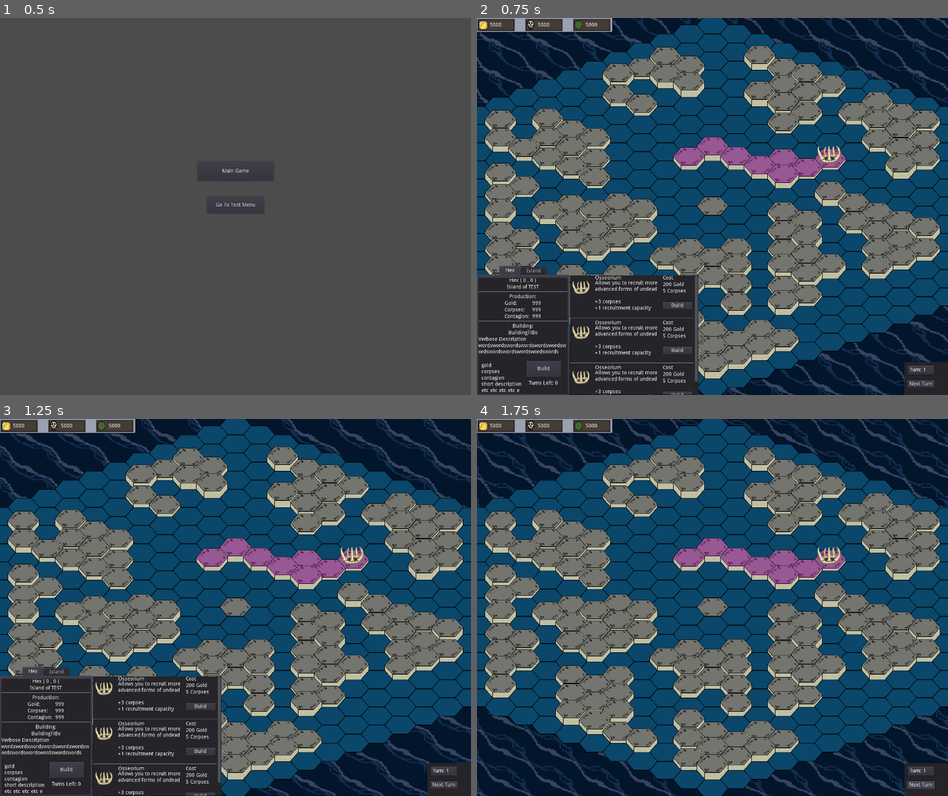
Above: before the commit, frames 1-4 (two rows, left to right).
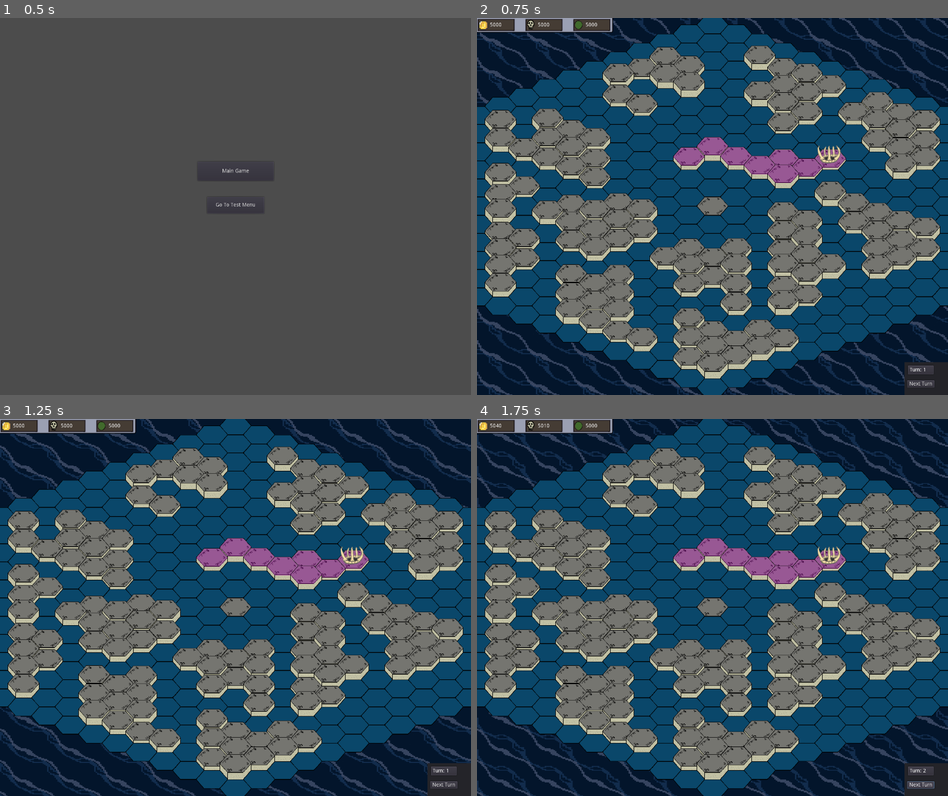
Above: after the commit, the same moments.

Repository: thecaptaincarrot/Sluglords-Of-Undeath
Game: Godot game, scene res://TitleScreen.tscn
The game is run twice, just before and just after one commit, with the same random seed, the same clock (stepped at 60 frames per second) and the same inputs.
Inputs:
- Up to frame 1 (0.5 s): no input
- Up to frame 2 (0.75 s): click "Main Game" at 0.5 s
- Up to frame 3 (1.25 s): no input
- Up to frame 4 (1.75 s): click "Next Turn" at 1.25 s

Frame 1 is identical in both runs. In frame 2, 15% of the frame differs, in the area x 0-47%, y 65-100%; in frame 3, 15%; in frame 4, less than 0.1%.

Commit message:
Hex selection and deselection

Diff:
--- a/Hexes/Hex.tscn
+++ b/Hexes/Hex.tscn
@@ -41,3 +41,24 @@
 
 [node name="Colorhex" type="Polygon2D" parent="HeightSensitive/HexArea"]
 color = Color( 1, 1, 1, 0 )
+
+[node name="SelectionPolys" type="Node2D" parent="HeightSensitive"]
+visible = false
+
+[node name="Selectionhex0" type="Polygon2D" parent="HeightSensitive/SelectionPolys"]
+color = Color( 0.956863, 0.905882, 0.101961, 0.803922 )
+
+[node name="Selectionhex1" type="Polygon2D" parent="HeightSensitive/SelectionPolys"]
+color = Color( 0.956863, 0.905882, 0.101961, 0.803922 )
+
+[node name="Selectionhex2" type="Polygon2D" parent="HeightSensitive/SelectionPolys"]
+color = Color( 0.956863, 0.905882, 0.101961, 0.803922 )
+
+[node name="Selectionhex3" type="Polygon2D" parent="HeightSensitive/SelectionPolys"]
+color = Color( 0.956863, 0.905882, 0.101961, 0.803922 )
+
+[node name="Selectionhex4" type="Polygon2D" parent="HeightSensitive/SelectionPolys"]
+color = Color( 0.956863, 0.905882, 0.101961, 0.803922 )
+
+[node name="Selectionhex5" type="Polygon2D" parent="HeightSensitive/SelectionPolys"]
+color = Color( 0.956863, 0.905882, 0.101961, 0.803922 )
--- a/Hexes/Scripts/Hex.gd
+++ b/Hexes/Scripts/Hex.gd
@@ -69,31 +69,26 @@
 
 
 func draw_hexagon(center : Vector2, hex_size):
-	var from_point = Vector2(0,0)
 	var array = PoolVector2Array()
 
 	for i in range (6):
 		#create new line with all points
-		from_point = define_hex_point(center,hex_size,i)
-		array.append(from_point)
-
-	array.append(define_hex_point(center,hex_size,0)) #Connect the Point
+		array.append(define_hex_point(center,hex_size,i))
 
 	$HeightSensitive/HexArea/CollisionHex.polygon = array
 	$HeightSensitive/HexArea/Colorhex.polygon = array
-#	#Draw border hex 2 bigger
-#	from_point = Vector2(0,0)
-#	var new_array = PoolVector2Array()
-#
-#	for i in range (6):
-#		#create new line with all points
-#		from_point = define_hex_point(center,hex_size + border_thickness,i)
-#		new_array.append(from_point)
-#
-#	new_array.append(define_hex_point(center,hex_size + border_thickness,0)) #Connect the Point
-#
-#	$BorderHex.polygon = new_array
-#	$BorderHex.color = Color(1.0,0,0,0)
+
+	var border_offset = 10
+	var i = 0
+	for child in $HeightSensitive/SelectionPolys.get_children():
+		array = PoolVector2Array()
+		array.append(define_hex_point(center,hex_size - 2,i))
+		array.append(define_hex_point(center,hex_size - 2,i + 1))
+		array.append(define_hex_point(center,hex_size - 2 - border_offset,i + 1))
+		array.append(define_hex_point(center,hex_size - 2 - border_offset,i))
+
+		child.polygon = array
+		i = i + 1
 
 
 func height_offset(height):
@@ -127,7 +122,22 @@
 func get_neighbors():
 	return Map.get_neighbors(self)
 
+
+func select():
+	$HeightSensitive/SelectionPolys.show()
+
+
+func deselect():
+	$HeightSensitive/SelectionPolys.hide()
+
 #Update functions
+func end_of_turn():
+	if building_turns_left > 0:
+		building_turns_left -= 1
+
+	update_production()
+	update_building_sprite()
+
 func update_production():
 	gold_production = 5
 	corpse_production = 1
--- a/MainNodes/Game.tscn
+++ b/MainNodes/Game.tscn
@@ -90,12 +90,25 @@
 margin_right = 74.0
 margin_bottom = 28.0
 
-[node name="TurnNumber" type="Label" parent="HUDcanvas/PermanentHUD/PlaceholderTurnContainer/VBoxContainer/TurnPanel"]
+[node name="HBoxContainer" type="HBoxContainer" parent="HUDcanvas/PermanentHUD/PlaceholderTurnContainer/VBoxContainer/TurnPanel"]
 margin_left = 7.0
 margin_top = 7.0
 margin_right = 67.0
 margin_bottom = 21.0
-text = "Turn: 1"
+
+[node name="Turn" type="Label" parent="HUDcanvas/PermanentHUD/PlaceholderTurnContainer/VBoxContainer/TurnPanel/HBoxContainer"]
+margin_right = 32.0
+margin_bottom = 14.0
+text = "Turn:"
+__meta__ = {
+"_edit_use_anchors_": false
+}
+
+[node name="TurnNum" type="Label" parent="HUDcanvas/PermanentHUD/PlaceholderTurnContainer/VBoxContainer/TurnPanel/HBoxContainer"]
+margin_left = 36.0
+margin_right = 44.0
+margin_bottom = 14.0
+text = "0"
 __meta__ = {
 "_edit_use_anchors_": false
 }
@@ -118,6 +131,7 @@
 }
 
 [node name="OwnedHexMenus" type="Control" parent="HUDcanvas/ContextMenus"]
+visible = false
 anchor_top = 1.0
 anchor_bottom = 1.0
 margin_top = -40.0
@@ -335,13 +349,30 @@
 "_edit_use_anchors_": false
 }
 
-[node name="TurnCounter" type="Label" parent="HUDcanvas/ContextMenus/OwnedHexMenus/OwnedHexTabs/Hex/BuildButton"]
-anchor_top = 1.0
-anchor_right = 1.0
-anchor_bottom = 1.0
-margin_top = 10.0
-margin_bottom = 24.0
-text = "Turns Left: 0"
+[node name="TurnCountBox" type="HBoxContainer" parent="HUDcanvas/ContextMenus/OwnedHexMenus/OwnedHexTabs/Hex/BuildButton"]
+margin_top = 50.0
+margin_right = 79.0
+margin_bottom = 90.0
+__meta__ = {
+"_edit_use_anchors_": false
+}
+
+[node name="TurnCounter" type="Label" parent="HUDcanvas/ContextMenus/OwnedHexMenus/OwnedHexTabs/Hex/BuildButton/TurnCountBox"]
+margin_top = 12.0
+margin_right = 67.0
+margin_bottom = 26.0
+text = "Turns Left:"
+align = 1
+__meta__ = {
+"_edit_use_anchors_": false
+}
+
+[node name="TurnCountNum" type="Label" parent="HUDcanvas/ContextMenus/OwnedHexMenus/OwnedHexTabs/Hex/BuildButton/TurnCountBox"]
+margin_left = 71.0
+margin_top = 12.0
+margin_right = 87.0
+margin_bottom = 26.0
+text = "99"
 align = 1
 __meta__ = {
 "_edit_use_anchors_": false
@@ -488,6 +519,8 @@
 margin_bottom = 2999.0
 [connection signal="owned_hex_clicked" from="." to="HUDcanvas/ContextMenus/OwnedHexMenus" method="new_hex_selected"]
 [connection signal="hex_clicked" from="Map/Hex" to="." method="_on_Hex_hex_clicked"]
+[connection signal="pressed" from="HUDcanvas/PermanentHUD/PlaceholderTurnContainer/VBoxContainer/NextTurnButton" to="." method="_on_NextTurnButton_pressed"]
+[connection signal="tab_changed" from="HUDcanvas/ContextMenus/OwnedHexMenus/OwnedHexTabs" to="HUDcanvas/ContextMenus/OwnedHexMenus" method="_on_OwnedHexTabs_tab_changed"]
 [connection signal="pressed" from="HUDcanvas/ContextMenus/OwnedHexMenus/OwnedHexTabs/Hex/BuildButton" to="HUDcanvas/ContextMenus/OwnedHexMenus/BuildPanel" method="_on_BuildButton_pressed"]
 [connection signal="build" from="HUDcanvas/ContextMenus/OwnedHexMenus/BuildPanel/ScrollContainer/ScrollVBox/BuildingDescription" to="HUDcanvas/ContextMenus/OwnedHexMenus" method="_on_build"]
 [connection signal="build" from="HUDcanvas/ContextMenus/OwnedHexMenus/BuildPanel/ScrollContainer/ScrollVBox/BuildingDescription2" to="HUDcanvas/ContextMenus/OwnedHexMenus" method="_on_build"]
--- a/MainNodes/OwnedHexMenus.gd
+++ b/MainNodes/OwnedHexMenus.gd
@@ -5,6 +5,7 @@
 var faction
 
 signal build
+signal deselect
 
 # Called when the node enters the scene tree for the first time.
 func _ready():
@@ -17,7 +18,7 @@
 
 
 func _input(event):
-	if (event is InputEventMouseButton) and event.pressed:
+	if (event is InputEventMouseButton) and event.pressed and is_visible():
 		var evLocal
 		var clicked_in_rect = false
 
@@ -27,13 +28,21 @@
 				if Rect2(Vector2(0,0),child.rect_size).has_point(evLocal.position):
 					clicked_in_rect = true
 		if !clicked_in_rect:
+			for N in island.get_hexes():
+				N.deselect() #Should this be a signal? hmmmmm
 			hide()
 
 
 func new_hex_selected(new_hex):
+	$OwnedHexTabs.current_tab = 0
 	hex = new_hex
 	island = new_hex.island
 	faction = island.faction_owner #This should ALWAYS be the player faction...
+
+	for N in island.get_hexes():
+		N.deselect() #Should this be a signal? hmmmmm
+
+	hex.select()
 
 	$OwnedHexTabs.hex = hex
 	$OwnedHexTabs.island = island
@@ -41,11 +50,15 @@
 
 	$BuildPanel.update_identities(hex,island,faction)
 
+	close_all_but_main()
+	show()
+
+
+func close_all_but_main():
 	for child in get_children():
 		child.hide()
 
 	$OwnedHexTabs.show()
-	show()
 
 
 func refresh_all():
@@ -63,3 +76,14 @@
 	faction.build_payment(building)
 
 	refresh_all()
+
+
+func _on_OwnedHexTabs_tab_changed(tab):
+	close_all_but_main()
+	if tab == 0:
+		for N in island.get_hexes():
+			N.deselect()
+		hex.select()
+	elif tab == 1:
+		for N in island.get_hexes():
+			N.select()
--- a/MainNodes/OwnedHexTabs.gd
+++ b/MainNodes/OwnedHexTabs.gd
@@ -35,16 +35,17 @@
 		$Hex/VBoxContainer/BuildingName.text = "None"
 		$Hex/VBoxContainer/VerboseDescription.text = ""
 		$Hex/ShortDescription.text = ""
-		$Hex/BuildButton/TurnCounter.hide()
+		$Hex/BuildButton/TurnCountBox.hide()
 	else:
 		$Hex/VBoxContainer/BuildingName.text = hex.building.identity
 		$Hex/VBoxContainer/VerboseDescription.text = hex.building.verbose_description
 		$Hex/ShortDescription.text = hex.building.short_description
 		if hex.building_turns_left > 0:
-			$Hex/BuildButton/TurnCounter.show()
+			$Hex/BuildButton/TurnCountBox.show()
+			$Hex/BuildButton/TurnCountBox/TurnCountNum.text = str(hex.building_turns_left)
 			$Hex/ShortDescription.hide()
 		else:
-			$Hex/BuildButton/TurnCounter.hide()
+			$Hex/BuildButton/TurnCountBox.hide()
 			$Hex/ShortDescription.show()
 	pass
 
--- a/MainNodes/SluglordsOfThrasMain.gd
+++ b/MainNodes/SluglordsOfThrasMain.gd
@@ -36,8 +36,8 @@
 
 
 # Called every frame. 'delta' is the elapsed time since the previous frame.
-#func _process(delta):
-#	pass
+func _process(delta):
+	update_HUD()
 
 #Pregame Initializations
 func pregenerate_new_player_faction():
@@ -71,6 +71,7 @@
 #Updates
 func update_HUD():
 	HUD.update_resources(player_faction.gold,player_faction.corpses,player_faction.contagion)
+	$HUDcanvas/PermanentHUD/PlaceholderTurnContainer/VBoxContainer/TurnPanel/HBoxContainer/TurnNum.text = str(turn)
 
 
 func _on_Hex_hex_clicked(hex):
@@ -78,3 +79,27 @@
 	print(hex.z_index)
 	if hex.faction_owner == player_faction:
 		emit_signal("owned_hex_clicked",hex)
+
+
+func _on_NextTurnButton_pressed():
+	#This is an example of the top level of a game scene...
+	#Rather than using signal ticks, it's better to do direct function calls
+	#To preserve the order that it needs to be done in
+
+	#All objects (armies, buildings, hexes, etc) should have a reference in
+	#the faction node. as such, calling all necesary End Turn shit should
+	#be relatively easy. At least, it should be built that way.
+	turn += 1
+	#Factions go first, collect income, etc
+	for faction in $Factions.get_children():
+		print(faction.name)
+		faction.end_of_turn()
+
+	#update other shit
+	for N in $Map/Hex.get_children():
+		if N.has_method("end_of_turn"):
+			N.end_of_turn()
+
+	for N in $Map/Island.get_children():
+		if N.has_method("end_of_turn"):
+			N.end_of_turn()
